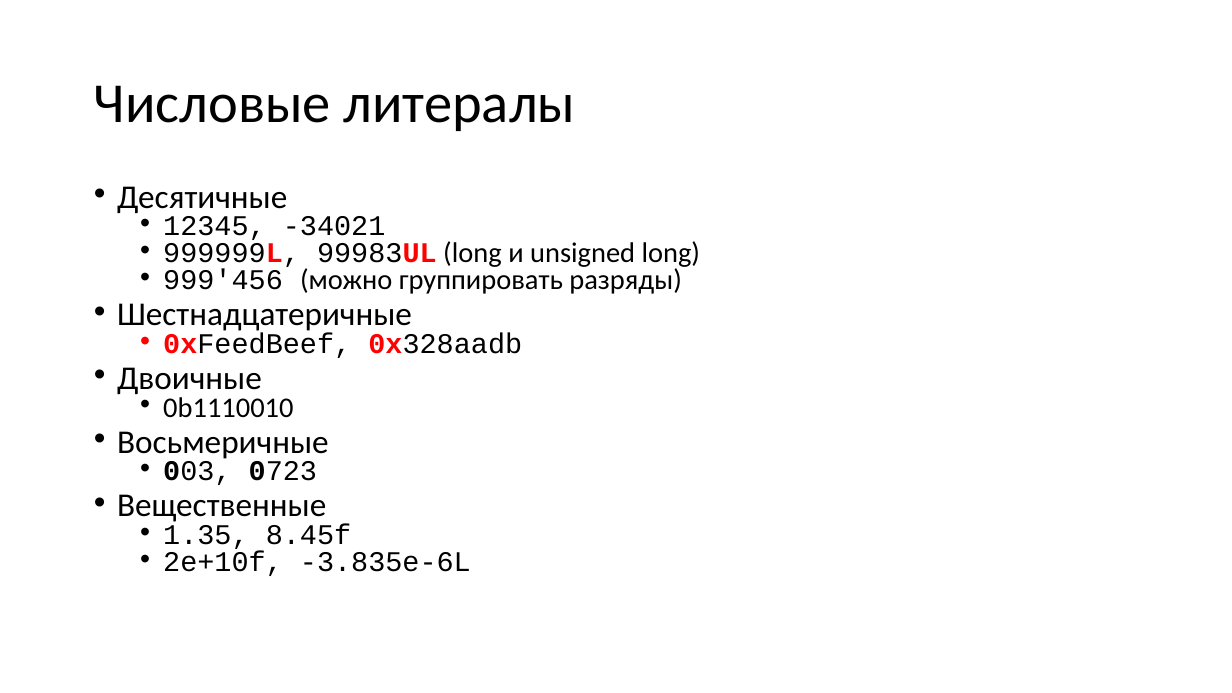
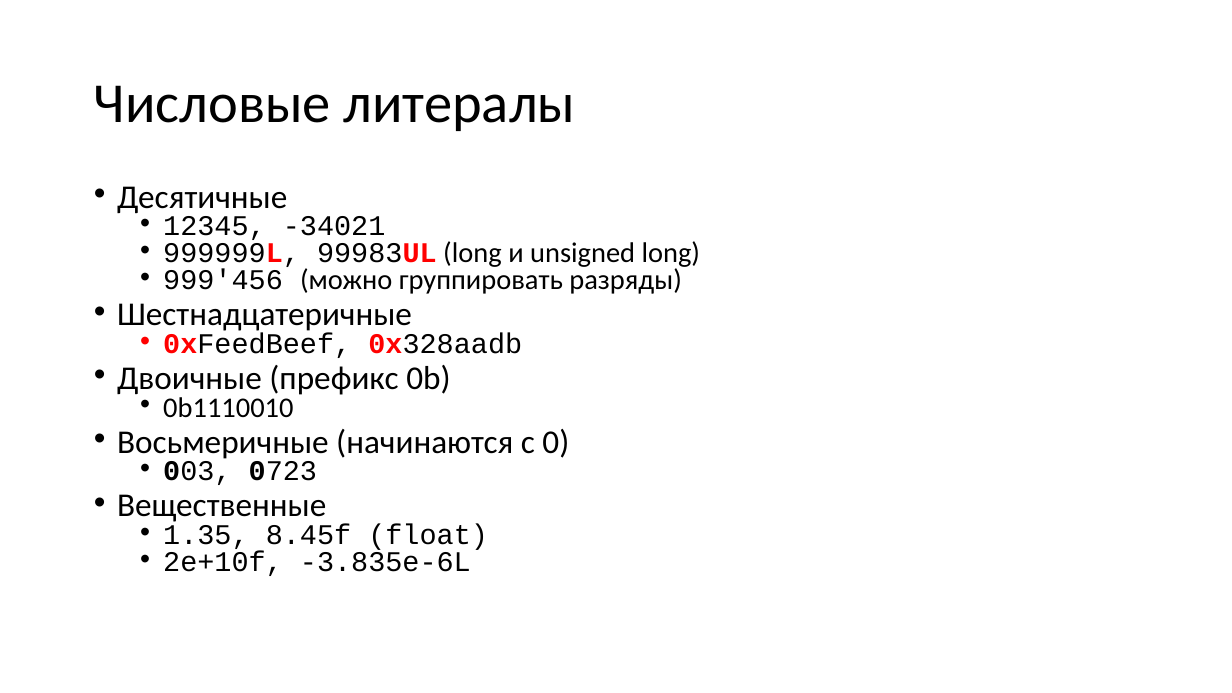
Before and after one commit to alexey-malov/oop, a slide deck: slide 7 of lectures/01/Синтаксис C++.pptx. Drawn at 1232x693 pixels with LibreOffice and Linux fonts; fonts in the diff are those of the drawing. Boxes give left, top, right and bottom in pixels: in the first picture for what was removed or moved away, otherwise in the second. Text is boxed around its words. In the diff, an @@ line names an element or a change of style, - is before the commit and + after.

```diff
--- a/lectures/01/Синтаксис C++.pptx
+++ b/lectures/01/Синтаксис C++.pptx
@@ text at (117,365,450,398): text changed @@
-• Двоичные
+• Двоичные (префикс 0b)
@@ text at (117,429,569,462): text changed @@
-• Восьмеричные
+• Восьмеричные (начинаются с 0)
@@ text at (163,524,488,550): text changed @@
-  • 1.35, 8.45f
+  • 1.35, 8.45f (float)
```
Also in this commit, not shown: 25 other slides changed, 12 slides added, 13 slides removed, 23 other files.
